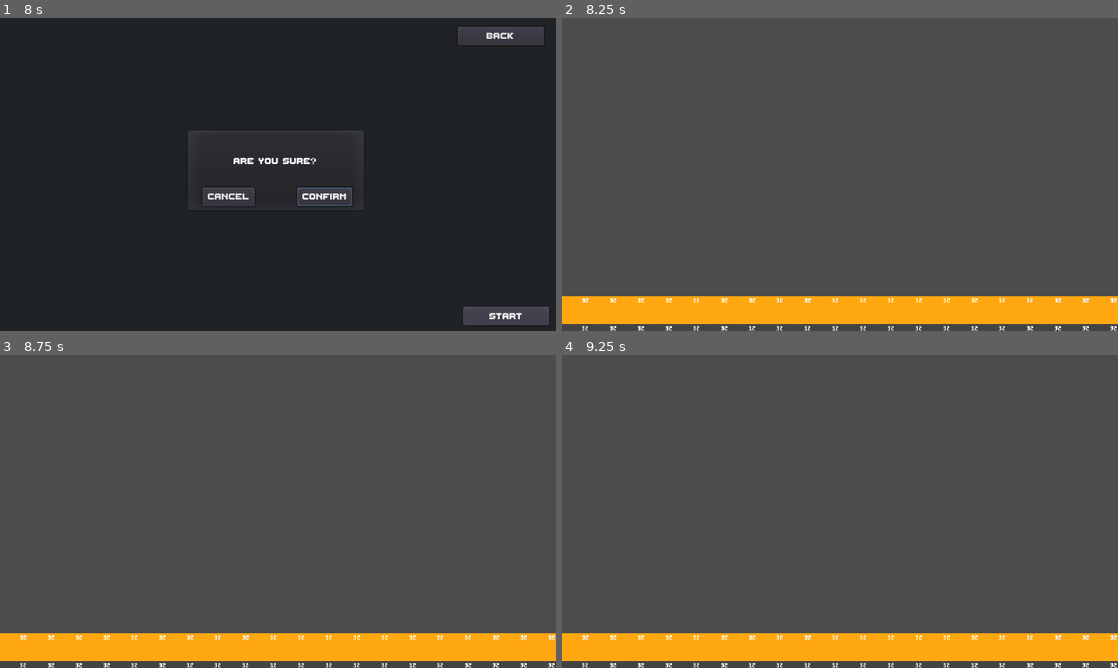
Above: before the commit, frames 1-4 (two rows, left to right).
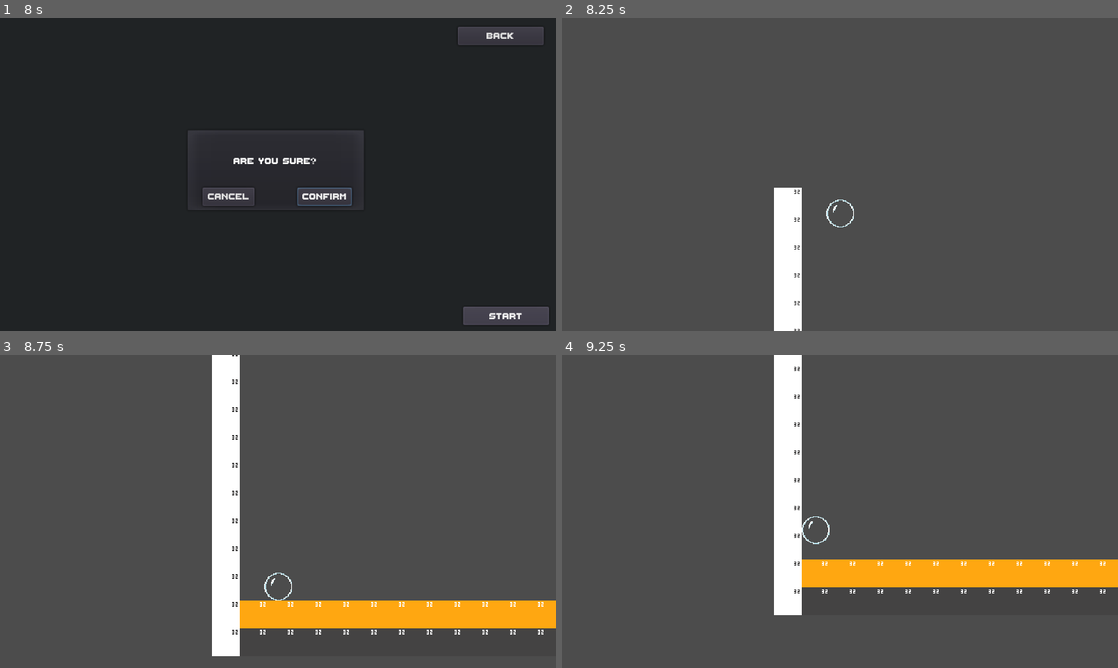
Above: after the commit, the same moments.

Repository: Jonahbui/foxtrot
Game: Godot game, scene res://Scenes/SplashScreen/splash_screen.tscn
Same seed, same stepped clock (60 frames per second), same inputs: the game is played once before the commit and once after it.
Inputs:
- Up to frame 1 (8 s): tap Enter at 0.5, 2, 3.5 s; hold D (move_right) 0.53-2.03 s; tap W (jump) at 0.77, 1.52, 3.02, 3.77 s; tap Space at 1.25, 2.75 s; hold A (move_left) 2.03-2.78 s; hold D (move_right) 2.78-4.25 s; click "New Game" at 4.25 s; click "New Game" at 5 s; click "Hardcore" at 5.75 s; click "Start" at 6.5 s; click "Start" at 7.25 s
- Up to frame 2 (8.25 s): click "Confirm" at 8 s
- Up to frame 3 (8.75 s): no input
- Up to frame 4 (9.25 s): hold A (move_left) from 8.78 s (still down); tap W (jump) at 9.02 s

Frame 1 is identical in both runs. In frame 2, 11% of the frame differs, in the area x 0-100%, y 54-100%; in frame 3, 19%, in the area x 0-100%, y 0-100%; in frame 4, 18%.

Commit message:
Intent To Implement Spawnpoint

Diff:
--- a/foxtrot/Scenes/Gameplay/Base.tscn
+++ b/foxtrot/Scenes/Gameplay/Base.tscn
@@ -1,7 +1,8 @@
-[gd_scene load_steps=4 format=2]
+[gd_scene load_steps=5 format=2]
 
 [ext_resource path="res://Scenes/PauseMenu/PauseMenu.tscn" type="PackedScene" id=1]
 [ext_resource path="res://Scenes/Gameplay/base.gd" type="Script" id=2]
+[ext_resource path="res://Instances/Player.tscn" type="PackedScene" id=3]
 
 [sub_resource type="ButtonGroup" id=1]
 
@@ -76,6 +77,9 @@
 
 [node name="SFXStream" type="AudioStreamPlayer" parent="Audio"]
 
+[node name="Player" parent="." instance=ExtResource( 3 )]
+position = Vector2( 44.0695, -16.2924 )
+
 [connection signal="text_entered" from="UI/DevConsole/CmdLine" to="." method="_on_CmdLine_text_entered"]
 
 [editable path="PauseMenu"]
--- a/foxtrot/Scenes/Gameplay/Spawn.tscn
+++ b/foxtrot/Scenes/Gameplay/Spawn.tscn
@@ -11,3 +11,8 @@
 cell_size = Vector2( 32, 32 )
 format = 1
 tile_data = PoolIntArray( 65535, 0, 0, 131071, 0, 0, 196607, 0, 0, 262143, 0, 0, 327679, 0, 0, 393215, 0, 0, 458751, 0, …(1710 unchanged characters)…
+
+[node name="Spawnpoint" type="Node2D" parent="."]
+position = Vector2( -16.3789, -35.2778 )
+
+[node name="Sprite" type="Sprite" parent="Spawnpoint"]
--- a/foxtrot/Scenes/Gameplay/Test.tscn
+++ b/foxtrot/Scenes/Gameplay/Test.tscn
@@ -1,7 +1,6 @@
-[gd_scene load_steps=3 format=2]
+[gd_scene load_steps=2 format=2]
 
 [ext_resource path="res://Textures/Gameplay/dev_tiles.tres" type="TileSet" id=1]
-[ext_resource path="res://Instances/Player.tscn" type="PackedScene" id=2]
 
 [node name="Level" type="Node2D"]
 
@@ -14,5 +13,5 @@
 format = 1
 tile_data = PoolIntArray( 196617, 3, 0, 262144, 0, 0, 262152, 3, 0, 262154, 3, 0, 327680, 0, 0, 327687, 3, 0, 327691, 3 …(285 unchanged characters)…
 
-[node name="Player" parent="." instance=ExtResource( 2 )]
-position = Vector2( 6.71848, 206.066 )
+[node name="Spawnpoint" type="Node2D" parent="."]
+position = Vector2( 92.3431, 222.968 )
--- a/foxtrot/Scenes/Gameplay/base.gd
+++ b/foxtrot/Scenes/Gameplay/base.gd
@@ -20,17 +20,21 @@
   LoadLevel("res://Scenes/Gameplay/Spawn.tscn")
 
 func LoadLevel(path):
-  # Note: need to setup the player when a scene is loaded...
-
+  $Player.visible = false
+  # Load the level.
   var level_node = get_node_or_null("/root/Base/Level")
-  if level_node == null:
-    current_level = load(path)
-    add_child(current_level.instance())
-  else:
+  if level_node != null:
     remove_child(level_node)
     level_node.call_deferred("free")
-    current_level = load(path)
-    add_child(current_level.instance())
+  current_level = load(path)
+  add_child(current_level.instance())
+
+  var spawnpoint = current_level.instance().get_node_or_null("root/Level/Spawnpoint")
+  if spawnpoint != null:
+    $Player.set_global_position(spawnpoint.get_global_position())
+  else:
+    print("hello")
+  $Player.visible = true
 
 func _on_CmdLine_text_entered(new_text):
   # Do some preprocessing to avoid errors when parsing
